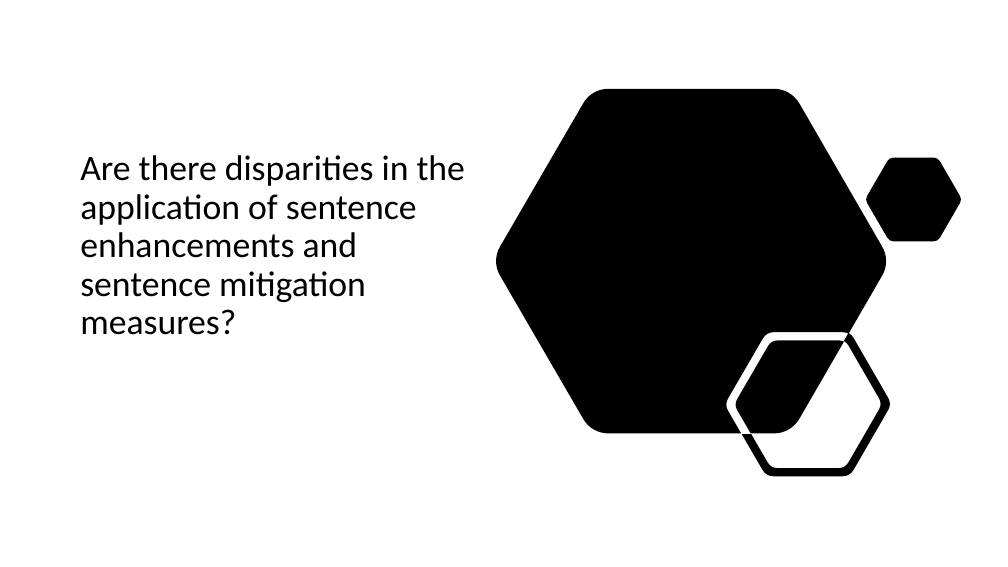
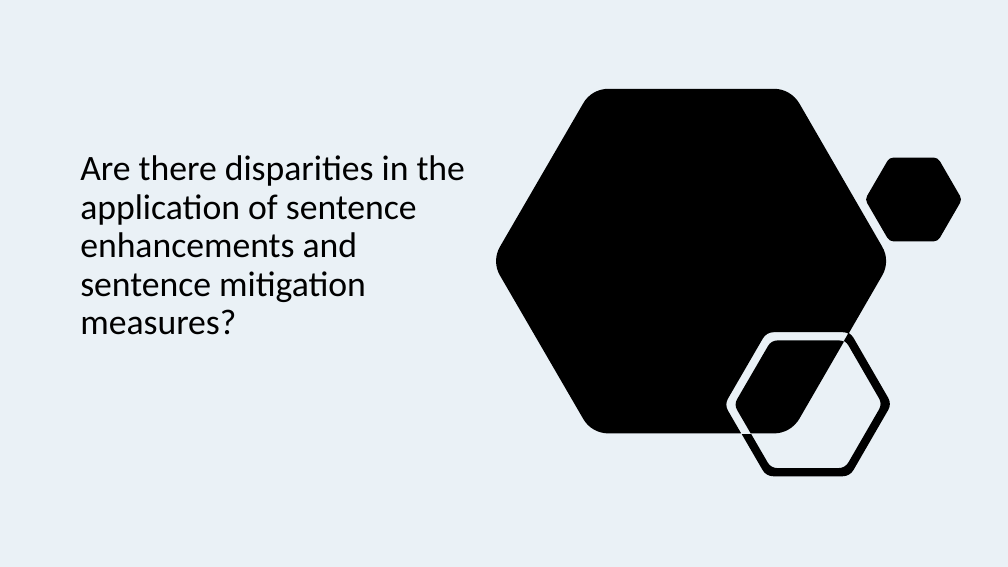
Before and after one commit to jenwhitson/sentencing_project, a slide deck: slide 15 of Presentation.pptx. Drawn at 1008x567 pixels with LibreOffice and Linux fonts; fonts in the diff are those of the drawing. Boxes give left, top, right and bottom in pixels: in the first picture for what was removed or moved away, otherwise in the second. Text is boxed around its words. In the diff, an @@ line names an element or a change of style, - is before the commit and + after.

```diff
--- a/Presentation.pptx
+++ b/Presentation.pptx
@@ background #FFFFFF to #EAF1F6 @@
```
Also in this commit, not shown: 4 other slides changed, 1 slide added.
